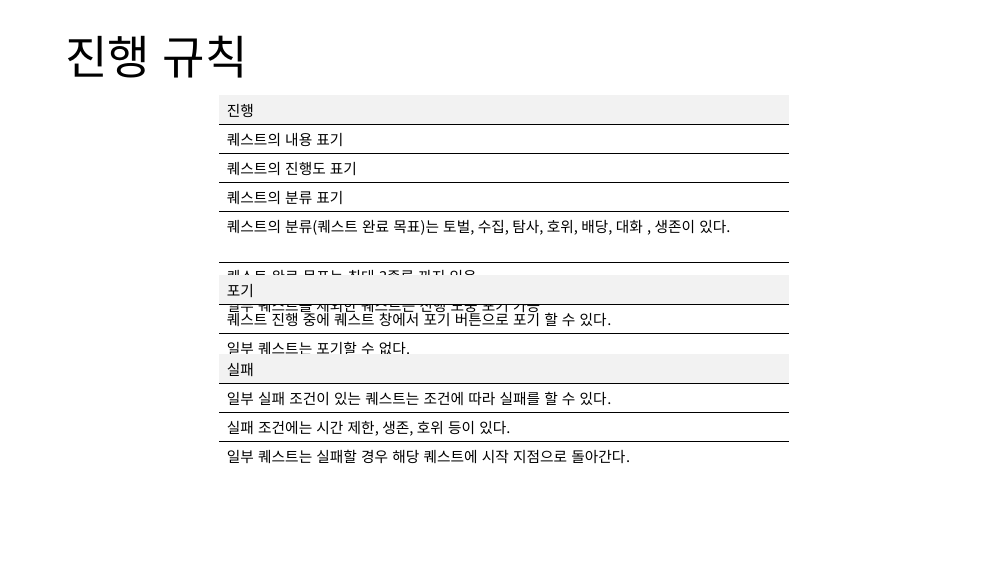
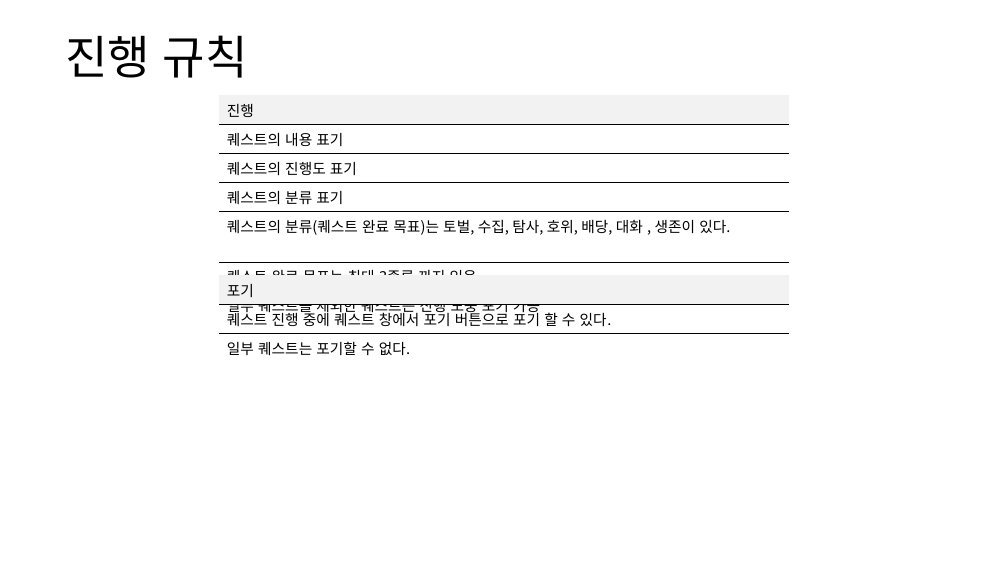
Before and after one commit to yjk0401/unityenginebasic_9th, a slide deck: slide 9 of 기획/방랑엽사전/퀘스트 시스템 기획서.pptx. Drawn at 1008x567 pixels with LibreOffice and Linux fonts; fonts in the diff are those of the drawing. Boxes give left, top, right and bottom in pixels: in the first picture for what was removed or moved away, otherwise in the second. Text is boxed around its words. In the diff, an @@ line names an element or a change of style, - is before the commit and + after.

```diff
--- a/기획/방랑엽사전/퀘스트 시스템 기획서.pptx
+++ b/기획/방랑엽사전/퀘스트 시스템 기획서.pptx
@@ table removed at (219, 355, 789, 467), 4 rows, 1 columns @@
-실패
-일부 실패 조건이 있는 퀘스트는 조건에 따라 실패를 할 수 있다.
-실패 조건에는 시간 제한, 생존, 호위 등이 있다.
-일부 퀘스트는 실패할 경우 해당 퀘스트에 시작 지점으로 돌아간다.
```
Also in this commit, not shown: 4 other slides changed, 1 slide added, 3 other files.
